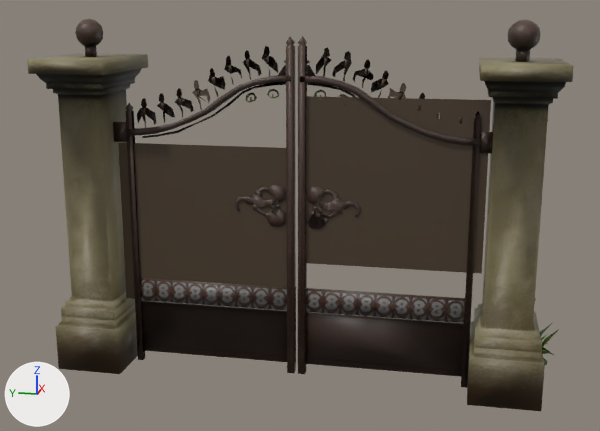
One commit to the FBX model Assets/_Project/Models/Props/Architecture/Arch_Gate_Colonial.fbx: the scene before it, then after it.
The view is the same before and after, from a 50 mm camera at (-5.73, -1.14, 1.3) aimed at (-0.03, 0.0, -0.13). Every picture has the same lights, and +X, +Y and +Z are marked at lower left. The older version comes first. Where no turn or scale is listed for an object, it has been applied to the vertices. Vertices at exactly the same position are counted once.

Objects in the first picture: 'Arch_Gate_Colonial_Body', 'Arch_Gate_Colonial_Left', 'Arch_Gate_Colonial_Right'.
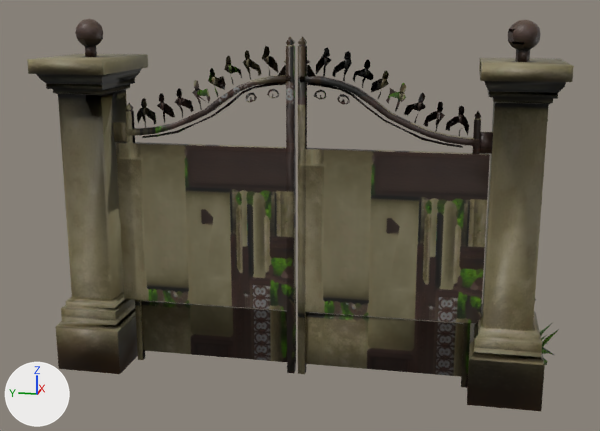
Diff of the bpy script that builds the scene:
```diff
--- a/Assets/_Project/Models/Props/Architecture/Arch_Gate_Colonial.fbx.py
+++ b/Assets/_Project/Models/Props/Architecture/Arch_Gate_Colonial.fbx.py
@@ me_tripo_mesh_a1deb33b_48d1_4727_ba70_545715e57119_450 @@
 # used by ob_arch_gate_colonial_right; location = (-0.228, 0.286, -0.155)
-me_tripo_mesh_a1deb33b_48d1_4727_ba70_545715e57119_450.from_pydata(...)  # 1174 vertices, 1071 faces; spans x -0.03..0.03, y -0.3..1.02, z -1.09..1.3
+me_tripo_mesh_a1deb33b_48d1_4727_ba70_545715e57119_450.from_pydata(...)  # 1166 vertices, 1059 faces; spans x -0.03..0.03, y -0.3..1.02, z -1.09..1.3
+# me_tripo_mesh_a1deb33b_48d1_4727_ba70_545715e57119_450 part 3
+# 8 vertices are removed from x 0.0, y -0.27..0.99, z -0.62..0.55
+# 18 faces are deleted
+# 8 vertices move from x 0.0, y -0.27..0.99, z -0.62..0.55 to x -0.03..0.03, y -0.28..1.0, z -0.61..0.55
+# 6 new faces join them
+# me_tripo_mesh_a1deb33b_48d1_4727_ba70_545715e57119_450 part 4: 1058 kept faces spanning x -0.03..0.03, y -0.3..1.02, z -1.09..1.3 get new texture (UV) coordinates
+# other edits to the shape of me_tripo_mesh_a1deb33b_48d1_4727_ba70_545715e57119_450 do not show in these pictures
 me_tripo_mesh_a1deb33b_48d1_4727_ba70_545715e57119_450.materials.append(mat_tripo_material_a1deb33b_48d1_4727_ba70_545715e57119_002)
@@ me_tripo_mesh_a1deb33b_48d1_4727_ba70_545715e57119_426 @@
 # used by ob_arch_gate_colonial_left; location = (-0.229, -0.603, 0.175)
-me_tripo_mesh_a1deb33b_48d1_4727_ba70_545715e57119_426.from_pydata(...)  # 1129 vertices, 1069 faces; spans x -0.03..0.03, y -0.71..0.58, z -1.43..0.97
+me_tripo_mesh_a1deb33b_48d1_4727_ba70_545715e57119_426.from_pydata(...)  # 1121 vertices, 1057 faces; spans x -0.03..0.03, y -0.71..0.58, z -1.43..0.97
+# me_tripo_mesh_a1deb33b_48d1_4727_ba70_545715e57119_426 part 1
+# 8 vertices are removed from x 0.0, y -0.68..0.56, z -0.59..0.57
+# 23 faces are deleted
+# 8 vertices move from x 0.0, y -0.68..0.56, z -0.59..0.57 to x -0.03..0.03, y -0.69..0.56, z -0.95..0.22
+# 11 new faces join them
+# me_tripo_mesh_a1deb33b_48d1_4727_ba70_545715e57119_426 part 2: 1056 kept faces spanning x -0.03..0.03, y -0.71..0.58, z -1.43..0.97 get new texture (UV) coordinates
 me_tripo_mesh_a1deb33b_48d1_4727_ba70_545715e57119_426.materials.append(mat_tripo_material_a1deb33b_48d1_4727_ba70_545715e57119_002)
```

Changed parts and their boxes (x1, y1, x2, y2) in the pictures (600 x 431 px):
part 1 of me_tripo_mesh_a1deb33b_48d1_4727_ba70_545715e57119_426, built on: before (306, 92, 491, 274); after (305, 92, 490, 324)
part 2 of me_tripo_mesh_a1deb33b_48d1_4727_ba70_545715e57119_426, surface changed (lighter): (298, 38, 493, 388) in both
part 3 of me_tripo_mesh_a1deb33b_48d1_4727_ba70_545715e57119_450, built on: before (118, 143, 287, 299); after (116, 142, 296, 310)
part 4 of me_tripo_mesh_a1deb33b_48d1_4727_ba70_545715e57119_450, surface changed: (113, 38, 296, 373) in both
